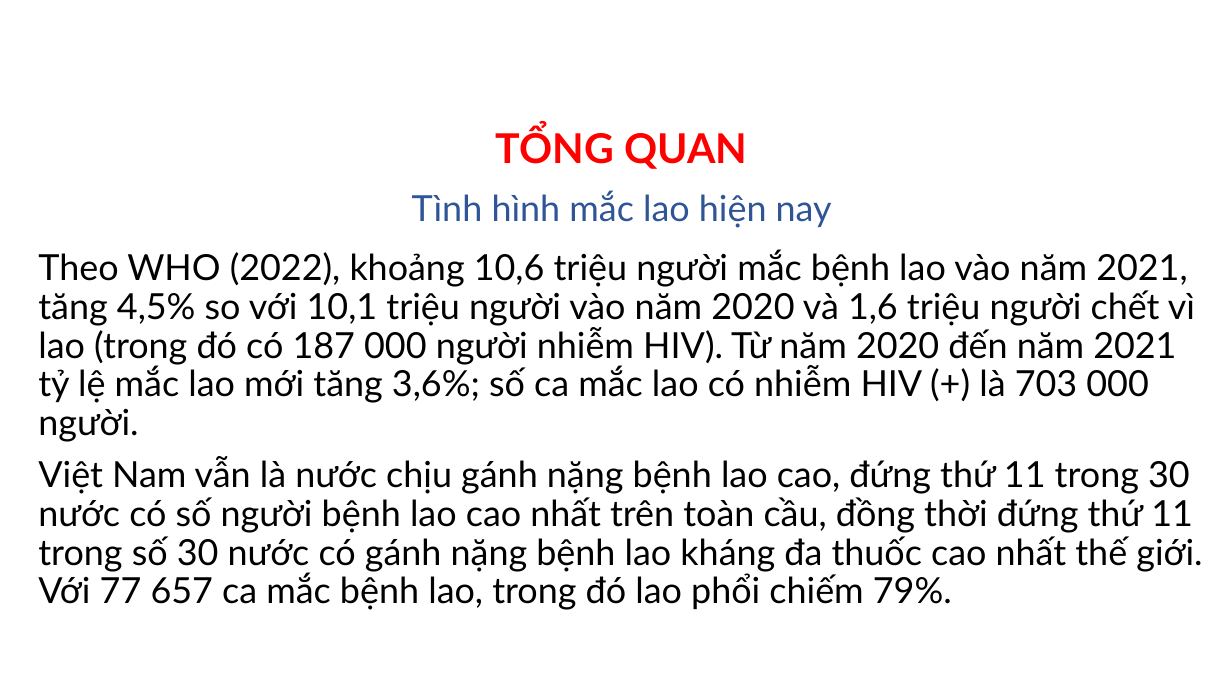
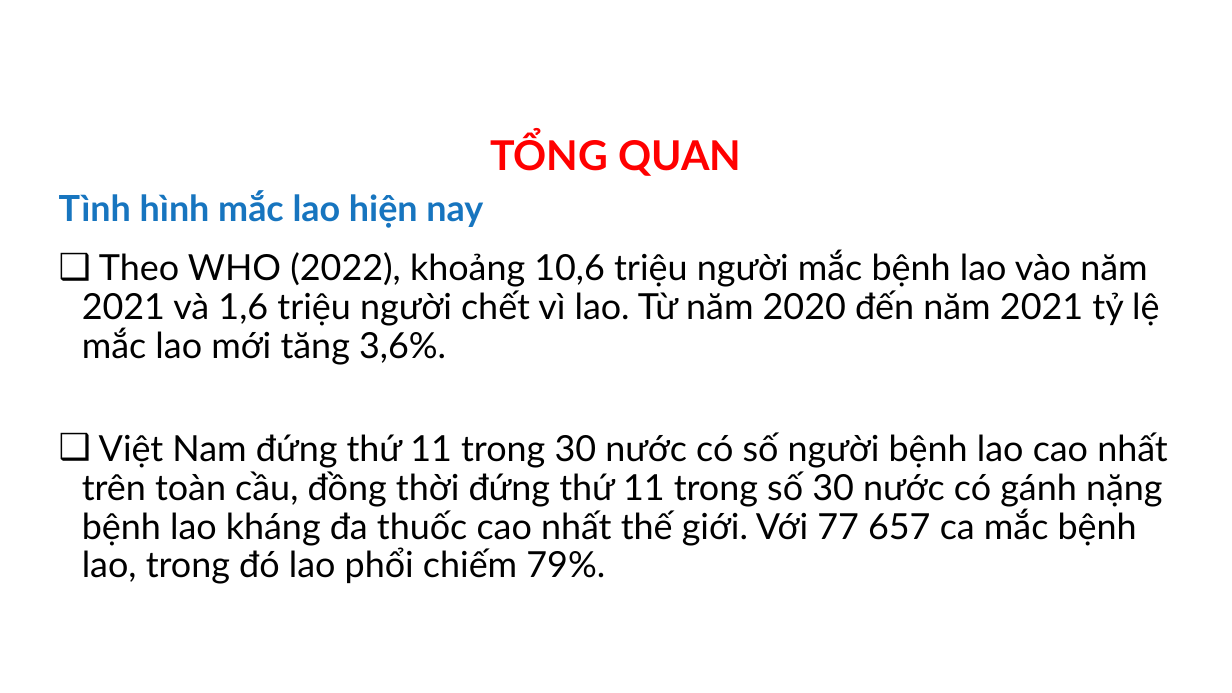
Before and after one commit to MedPocket/HPMUGraduation-thesis, a slide deck: slide 6 of Thuc-trang-va-mot-so-yeu-to-lien-quan-dinh-duong-BN-lao-phoi_Nhat-Nguyen.pptx (slide 4 before the commit). Drawn at 1232x693 pixels with LibreOffice and Linux fonts; fonts in the diff are those of the drawing; background and template pictures are left out. Boxes give left, top, right and bottom in pixels: in the first picture for what was removed or moved away, otherwise in the second. Text is boxed around its words. In the diff, an @@ line names an element or a change of style, - is before the commit and + after.

```diff
--- a/Thuc-trang-va-mot-so-yeu-to-lien-quan-dinh-duong-BN-lao-phoi_Nhat-Nguyen.pptx
+++ b/Thuc-trang-va-mot-so-yeu-to-lien-quan-dinh-duong-BN-lao-phoi_Nhat-Nguyen.pptx
@@ text "TỔNG QUAN": place and size @@
-text "TỔNG QUAN" at [496, 127, 747, 169]
+text "TỔNG QUAN" at [490, 134, 741, 176]
@@ text "TỔNG QUAN" at [490, 134, 741, 176]: line spacing 0.9 to 1; vertical alignment middle to top @@
@@ text "Tình hình mắc lao hiện ...": place and size @@
-text "Tình hình mắc lao hiện ..." at [412, 190, 832, 228]
+text "Tình hình mắc lao hiện ..." at [59, 190, 483, 228]
@@ text "Tình hình mắc lao hiện ..." at [59, 190, 483, 228]: text colour #2F5597 to #1775BF, bold on; alignment centre to left @@
@@ text at [82, 249, 1168, 584]: text changed @@
-Theo WHO (2022), khoảng 10,6 triệu người mắc bệnh lao vào năm 2021, tăng 4,5% so với 10,1 triệu người vào năm 2020 và 1,6 triệu người chết vì lao (trong đó có 187 000 người nhiễm HIV). Từ năm 2020 đến năm 2021 tỷ lệ mắc lao mới tăng 3,6%; số ca mắc lao có nhiễm HIV (+) là 703 000 người.
-Việt Nam vẫn là nước chịu gánh nặng bệnh lao cao, đứng thứ 11 trong 30 nước có số người bệnh lao cao nhất trên toàn cầu, đồng thời đứng thứ 11 trong số 30 nước có gánh nặng bệnh lao kháng đa thuốc cao nhất thế giới. Với 77 657 ca mắc bệnh lao, trong đó lao phổi chiếm 79%.
+❑ Theo WHO (2022), khoảng 10,6 triệu người mắc bệnh lao vào năm 2021 và 1,6 triệu người chết vì lao. Từ năm 2020 đến năm 2021 tỷ lệ mắc lao mới tăng 3,6%.
+❑ Việt Nam đứng thứ 11 trong 30 nước có số người bệnh lao cao nhất trên toàn cầu, đồng thời đứng thứ 11 trong số 30 nước có gánh nặng bệnh lao kháng đa thuốc cao nhất thế giới. Với 77 657 ca mắc bệnh lao, trong đó lao phổi chiếm 79%.
```
Also in this commit, not shown: 44 other slides changed, 8 slides added, 3 slides removed, 1 other file.
